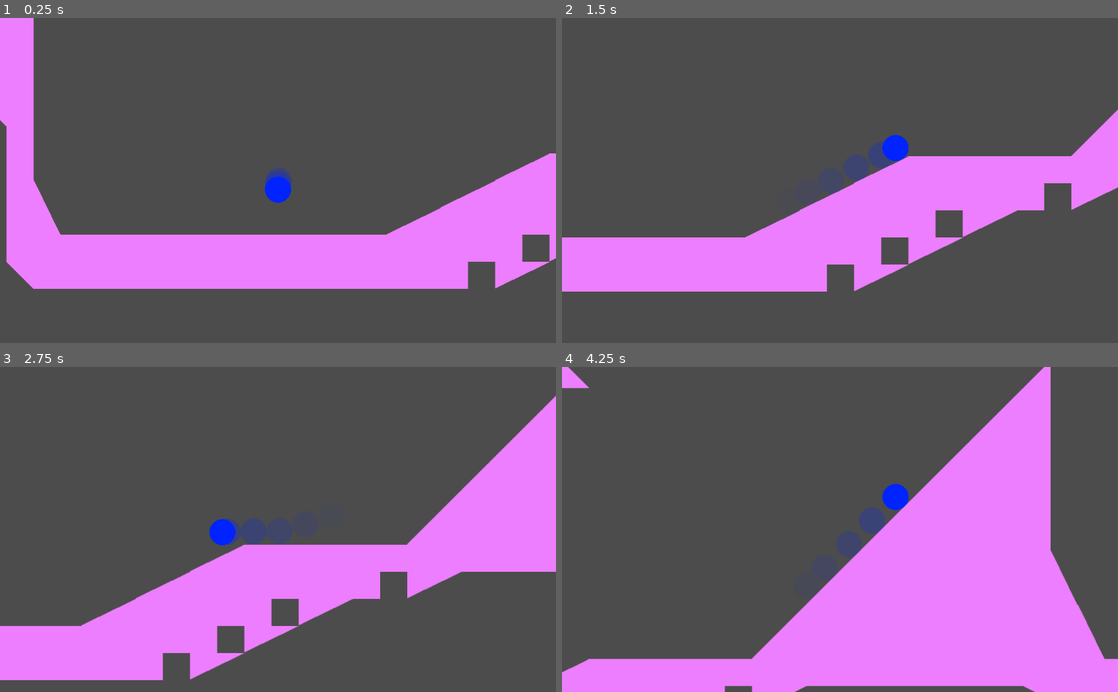
Above: before the commit, frames 1-4 (two rows, left to right).
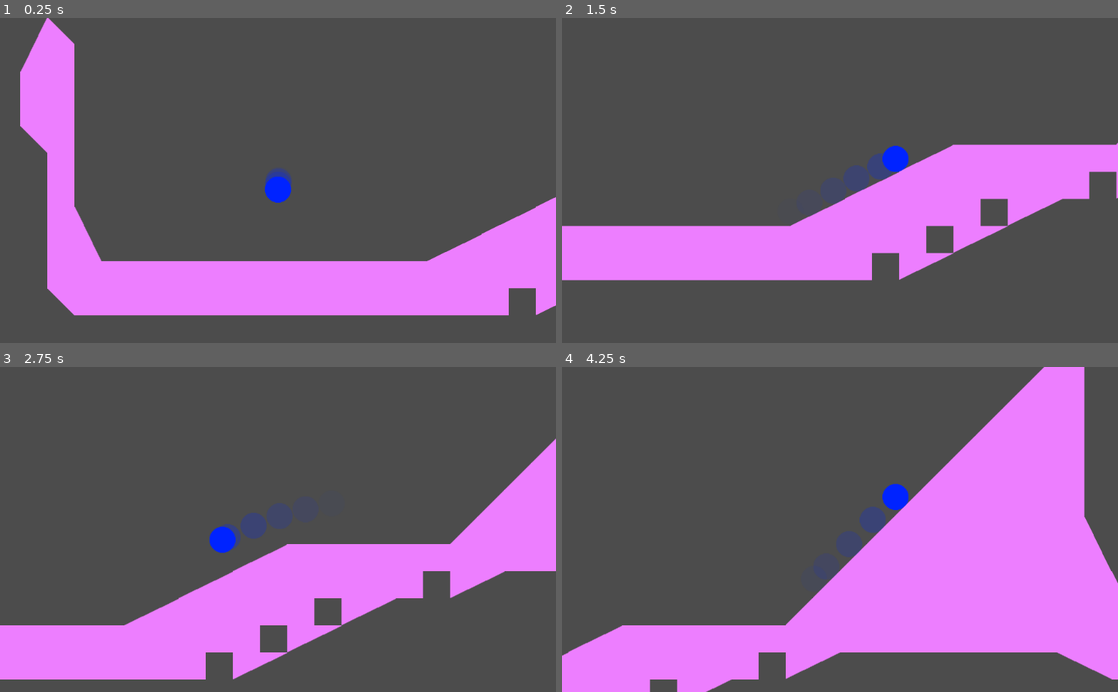
Above: after the commit, the same moments.

Repository: ldscavo/platformer-sandbox
Game: Godot game, scene res://Level.tscn
The game is run twice, just before and just after one commit, with the same random seed, the same clock (stepped at 60 frames per second) and the same inputs.
Inputs:
- Up to frame 1 (0.25 s): no input
- Up to frame 2 (1.5 s): hold Right (player_right) from 0.53 s (still down)
- Up to frame 3 (2.75 s): release Right (player_right) at 2.03 s; hold Left (player_left) from 2.03 s (still down)
- Up to frame 4 (4.25 s): release Left (player_left) at 2.78 s; hold Right (player_right) from 2.78 s (still down)

The runs differ from the first frame. In frame 1, 25% of the frame differs, in the area x 0-100%, y 0-92%; in frame 2, 8.9%; in frame 3, 10%; in frame 4, 16%.

Commit message:
Slightly changed start position of player

Diff:
--- a/Level.tscn
+++ b/Level.tscn
@@ -5,7 +5,7 @@
 [ext_resource path="res://StartPosition.gd" type="Script" id=3]
 [ext_resource path="res://Player.tscn" type="PackedScene" id=4]
 
-[node name="Node" type="Node"]
+[node name="Node" type="Node" index="0"]
 
 script = ExtResource( 1 )
 
@@ -32,7 +32,7 @@
 
 [node name="StartPosition" type="Position2D" parent="TileMap" index="0"]
 
-position = Vector2( 500, 450 )
+position = Vector2( 424.5, 401 )
 script = ExtResource( 3 )
 _sections_unfolded = [ "Transform" ]
 
